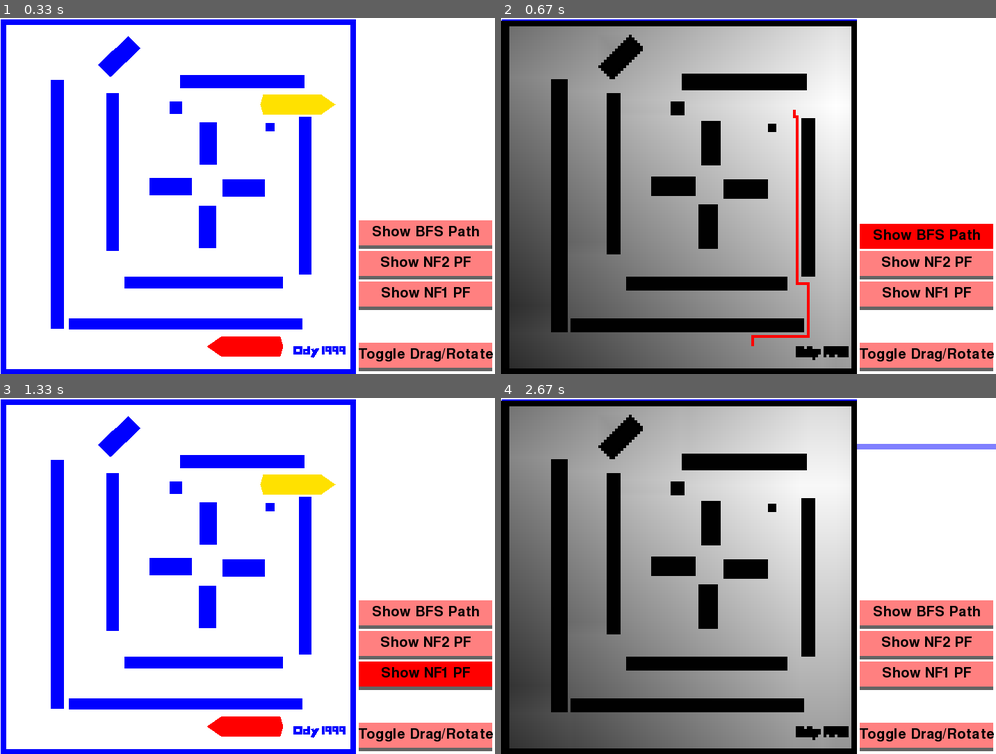
Above: before the commit, frames 1-4 (two rows, left to right).
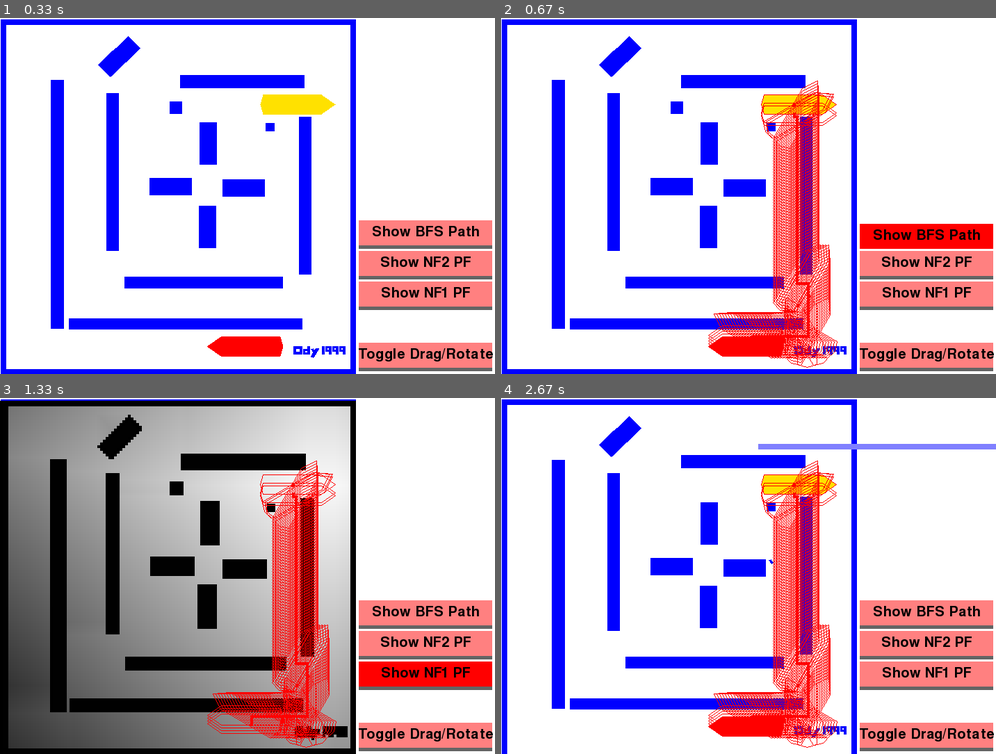
Above: after the commit, the same moments.

Repository: yuanhenglee/Motion-Planning-with-Pygame
Game: pygame game, started from BFPGame/run.py
Two runs of this game, one before a commit and one after it. Both use one fixed random seed, a clock stepped at 60 frames per second and the inputs below.
Inputs (mouse positions are in pixels of both pictures, inside the frame that each line leads up to):
- Up to frame 1 (0.33 s): no input
- Up to frame 2 (0.67 s): click "Show BFS Path" at 0.38 s
- Up to frame 3 (1.33 s): click "Show NF1 PF" at 0.78 s; click "Show NF1 PF" at 1.2 s
- Up to frame 4 (2.67 s): press the mouse at (674, 487) at 1.53 s; move the mouse to (694, 472) at 1.63 s; release the mouse at (708, 458) at 1.77 s; press the mouse at (812, 729) at 2.07 s; move the mouse to (793, 647) at 2.17 s; release the mouse at (768, 561) at 2.3 s; press the mouse at (679, 750) at 2.43 s; move the mouse to (807, 597) at 2.53 s; move the mouse to (936, 444) at 2.63 s

Frame 1 is identical in both runs. In frame 2, 68% of the frame differs, in the area x 0-72%, y 0-100%; in frame 3, 69%; in frame 4, 69%.

Commit message:
add path visualization

Diff:
--- a/BFPGame/globals.py
+++ b/BFPGame/globals.py
@@ -5,4 +5,7 @@
 show_bitmap = False
 pf = None
 
+show_path = False
+path = None
+
 obstacles_bitmap = np.full((128, 128), 254)
--- /dev/null
+++ b/BFPGame/path.py
@@ -0,0 +1,16 @@
+import pygame
+from color import *
+import utils
+import copy
+
+class Path(list):
+    def show_path(self, gameDisplay, robot_init ):
+        for config in self:
+            color = RED
+            robot = copy.deepcopy(robot_init)
+            robot.config = config
+            robot.update_abs_vertices()
+            robot.draw_skeleton( gameDisplay )
+
+            x, y = utils.world2Canvas(config.position)
+            pygame.draw.rect(gameDisplay, color, [x, y, utils.multiplier, utils.multiplier])
--- a/BFPGame/polygon.py
+++ b/BFPGame/polygon.py
@@ -20,6 +20,11 @@
             c.abs_vertices = []
             for v in c.vertices:
                 c.abs_vertices.append(utils.to_abs_pos(self.config, v))
+
+    def draw_skeleton(self, gameDisplay):
+        for c in self.convex:
+            canvas_vertices = [utils.world2Canvas(v) for v in c.abs_vertices]
+            pygame.draw.polygon(gameDisplay, self.color, canvas_vertices, 1)
 
     def draw(self, gameDisplay):
         for c in self.convex:
--- a/BFPGame/run.py
+++ b/BFPGame/run.py
@@ -7,6 +7,7 @@
 import globals
 from potentialField import PotentialField
 import numpy as np
+from path import Path
 
 import pygame
 from pygame.locals import QUIT
@@ -20,6 +21,10 @@
 
     if globals.show_bitmap and globals.pf != None:
         globals.pf.show_bitmap(gameDisplay)
+
+    if globals.show_path and globals.path != None:
+        globals.path.show_path(gameDisplay, robots[0].robot_init)
+
 
     pygame.display.update()
 
@@ -40,6 +45,9 @@
         set_mode_drag()
 
 def set_NF1_PF(BFS = False):
+    if globals.show_bitmap:
+        globals.show_bitmap = False
+        return
     globals.obstacles_bitmap = utils.new_obstacles_bitmap( obstacles )
     pf1 = PotentialField()
     pf2 = PotentialField()
@@ -52,6 +60,9 @@
     globals.show_bitmap = not globals.show_bitmap
 
 def set_NF2_PF(BFS = False):
+    if globals.show_bitmap:
+        globals.show_bitmap = False
+        return
     globals.obstacles_bitmap = utils.new_obstacles_bitmap( obstacles )
     pf1 = PotentialField()
     pf2 = PotentialField()
@@ -64,6 +75,9 @@
     globals.show_bitmap = not globals.show_bitmap
 
 def set_BFS_PF():
+    if globals.show_path:
+        globals.show_path = False
+        return
     globals.obstacles_bitmap = utils.new_obstacles_bitmap( obstacles )
     pf1 = PotentialField()
     pf2 = PotentialField()
@@ -75,7 +89,7 @@
     robot_init = robots[0].robot_init
 
 
-    openQ = [[]for i in range(255*2)]
+    openQ = [[]for i in range(255*2+1)]
     pf_score = int(get_arbitration_potential(robot_init, xinit, pf1, pf2))
     openQ[pf_score] = [xinit]
     # n_openQ = 1
@@ -99,7 +113,7 @@
             neighbor_r = int(neighbor.rotation)
             pf_score = int(get_arbitration_potential(robot_init, neighbor, pf1, pf2))
             if pf_score < 254*2 and not visited[neighbor_x][neighbor_y][neighbor_r]:
-                if pf_score < 3:
+                if pf_score < 5:
                     print("Path Found")
                     success = True
                     T_dict[xgoal] = x
@@ -111,18 +125,19 @@
                     # n_openQ += 1
                     visited[neighbor_x][neighbor_y][neighbor_r] = True
                 # if neighbor == xgoal :
-    globals.pf = pf1
+    globals.path = Path()
+    globals.path.append(xgoal)
     if success:
         next_point = T_dict[xgoal]
         while next_point!=xinit:
             x = int(next_point.position[0])
             y = int(next_point.position[1])
-            globals.pf.bitmap[x][y] = -1
+            globals.path.append(next_point)
             next_point = T_dict[next_point]
     else:
         print( "Path Not Found ...")
 
-    globals.show_bitmap = not globals.show_bitmap
+    globals.show_path = not globals.show_path
 
 # init pygame window
 pygame.init()
